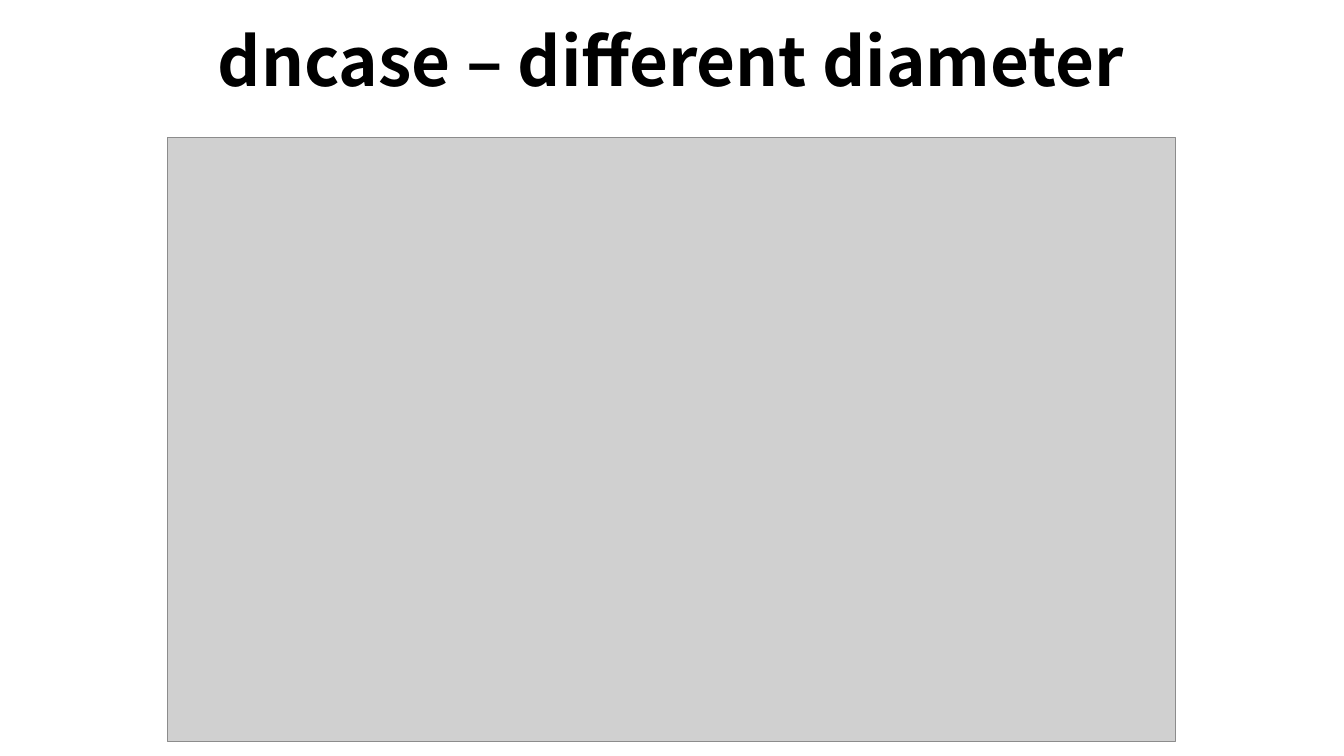
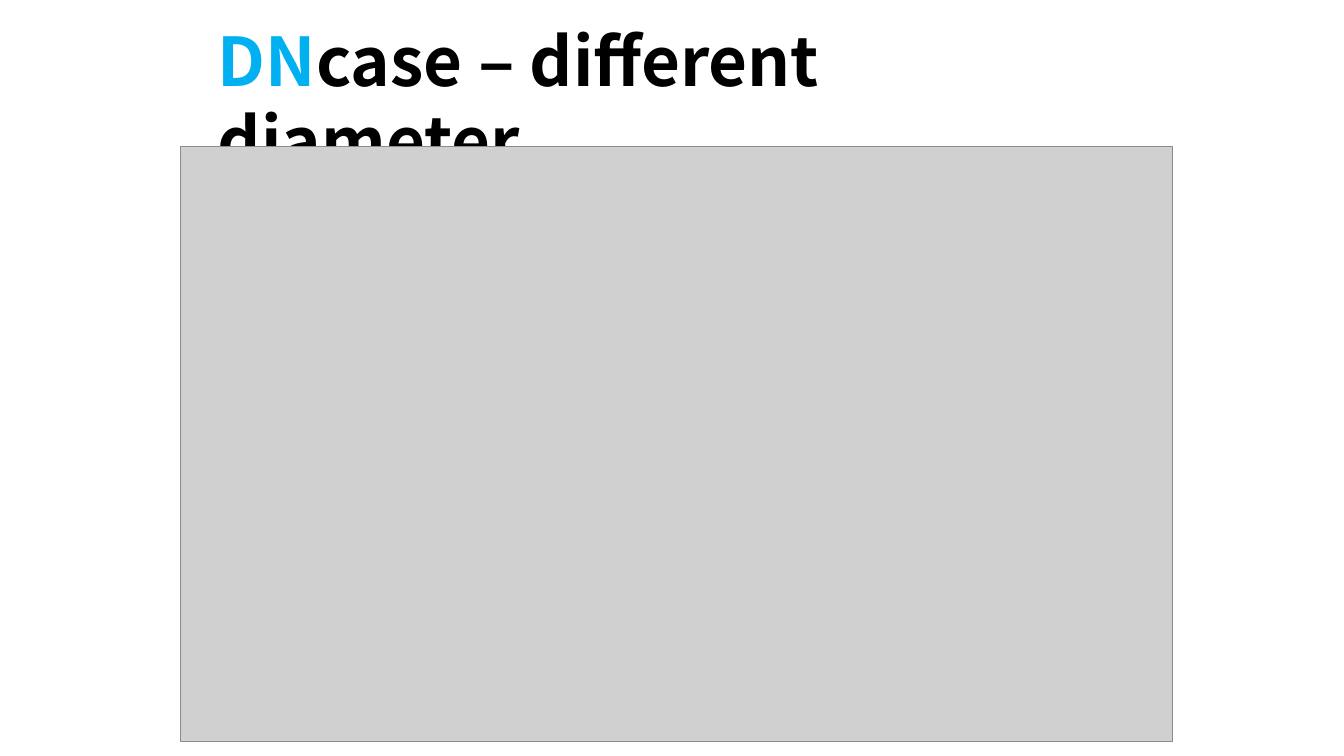
Before and after one commit to ominseo5/robotory_SoftFinger, a slide deck: slide 16 of LabLog.pptx. Drawn at 1344x756 pixels with LibreOffice and Linux fonts; fonts in the diff are those of the drawing; grey boxes stand for pictures. Boxes give left, top, right and bottom in pixels: in the first picture for what was removed or moved away, otherwise in the second. Text is boxed around its words. In the diff, an @@ line names an element or a change of style, - is before the commit and + after.

Commit message:
0809 var-diameter exp completed

```diff
--- a/LabLog.pptx
+++ b/LabLog.pptx
@@ text at [218, 31, 819, 147]: text changed @@
-dncase – different diameter
+DNcase – different diameter
@@ picture: place and size @@
-picture at [167, 137, 1176, 742]
+picture at [180, 146, 1173, 742]
```
Also in this commit, not shown: 14 other slides changed, 7 other files.
